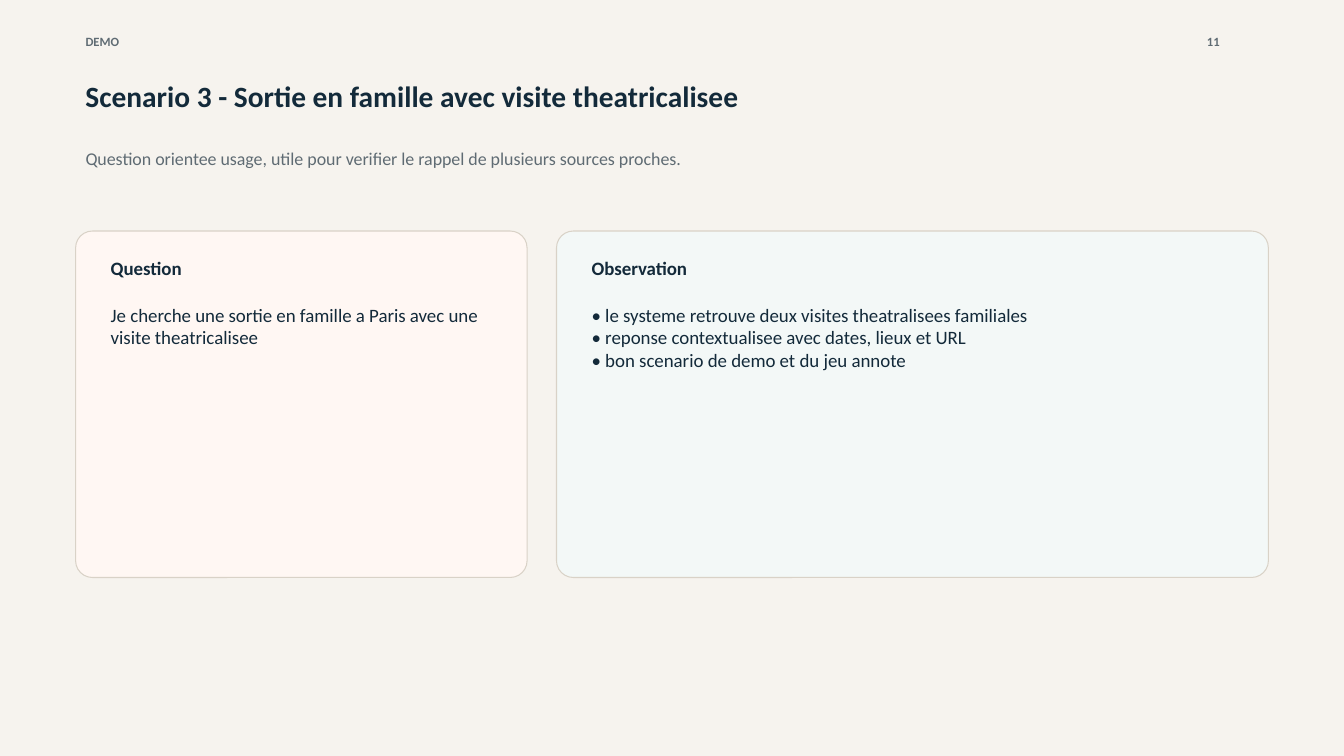
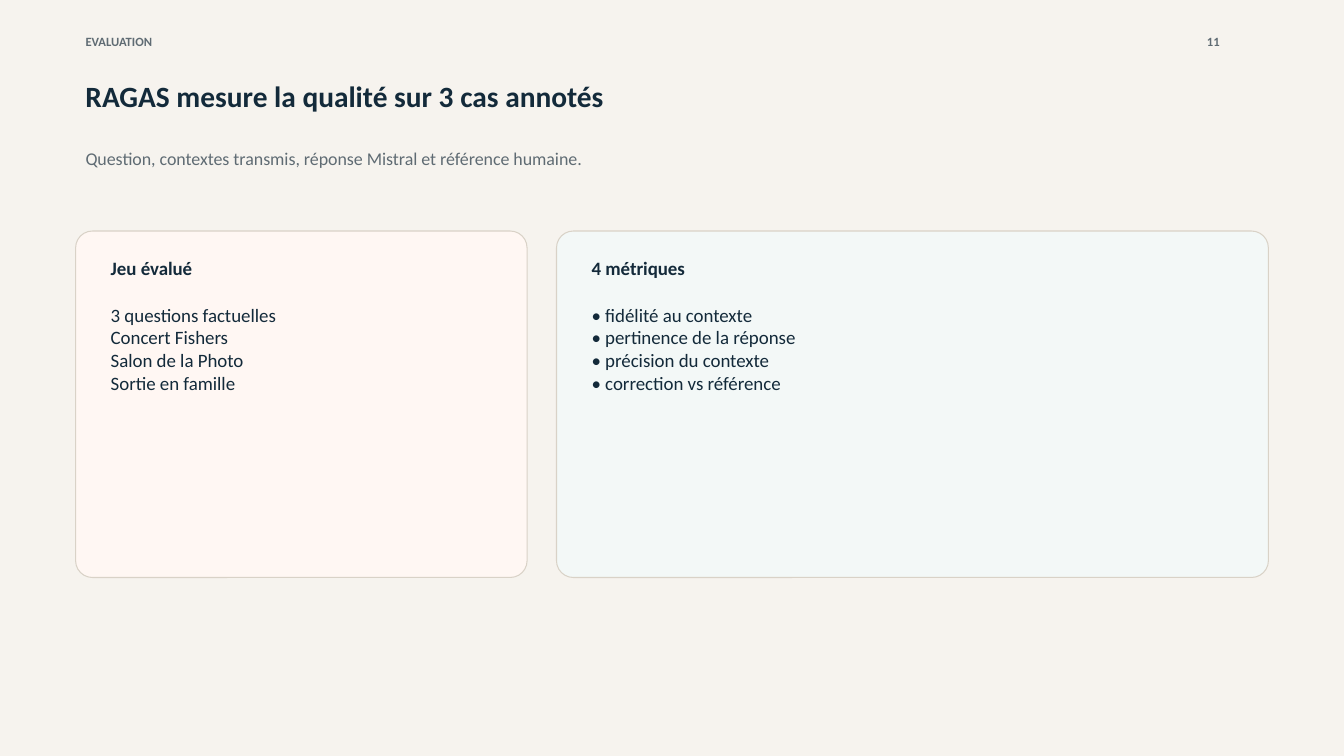
Before and after one commit to hgbe-GH/Projet7, a slide deck: slide 11 of outputs/openagenda-rag-soutenance.pptx. Drawn at 1344x756 pixels with LibreOffice and Linux fonts; fonts in the diff are those of the drawing. Boxes give left, top, right and bottom in pixels: in the first picture for what was removed or moved away, otherwise in the second. Text is boxed around its words. In the diff, an @@ line names an element or a change of style, - is before the commit and + after.

Commit message:
docs: update soutenance deck with measured RAGAS results

```diff
--- a/outputs/openagenda-rag-soutenance.pptx
+++ b/outputs/openagenda-rag-soutenance.pptx
@@ text at (x1=86, y1=38, x2=153, y2=46): text changed @@
-DEMO
+EVALUATION
@@ text at (x1=85, y1=86, x2=603, y2=112): text changed @@
-Scenario 3 - Sortie en famille avec visite theatricalisee
+RAGAS mesure la qualité sur 3 cas annotés
@@ text at (x1=86, y1=152, x2=581, y2=168): text changed @@
-Question orientee usage, utile pour verifier le rappel de plusieurs sources proches.
+Question, contextes transmis, réponse Mistral et référence humaine.
@@ text at (x1=111, y1=261, x2=192, y2=275): text changed @@
-Question
+Jeu évalué
@@ text at (x1=592, y1=261, x2=685, y2=278): text changed @@
-Observation
+4 métriques
@@ text at (x1=111, y1=309, x2=276, y2=390): text changed @@
-Je cherche une sortie en famille a Paris avec une visite theatricalisee
+3 questions factuelles
+Concert Fishers
+Salon de la Photo
+Sortie en famille
@@ text at (x1=605, y1=309, x2=795, y2=390): text changed @@
-• le systeme retrouve deux visites theatralisees familiales
-• reponse contextualisee avec dates, lieux et URL
-• bon scenario de demo et du jeu annote
+• fidélité au contexte
+• pertinence de la réponse
+• précision du contexte
+• correction vs référence
```
Also in this commit, not shown: 5 other slides changed, 2 slides added, 2 slides removed, 1 other file.
